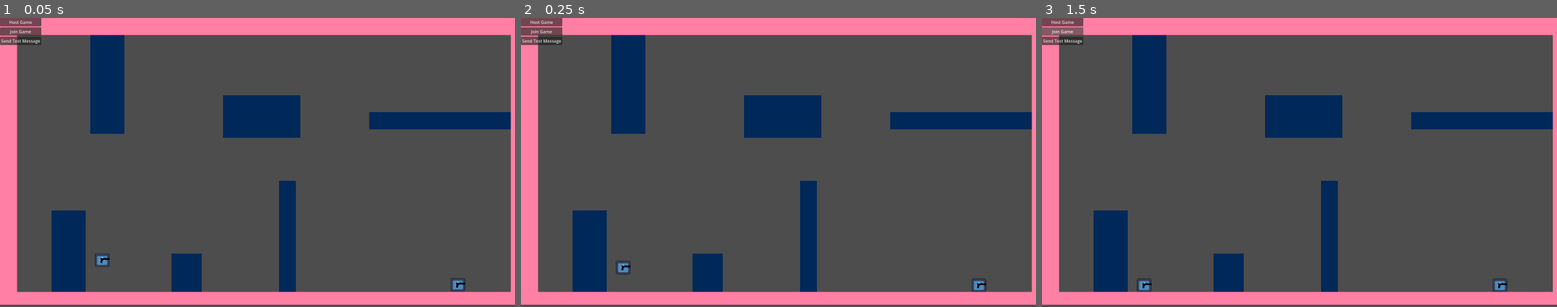
Above: before the commit, frames 1-3 (left to right).
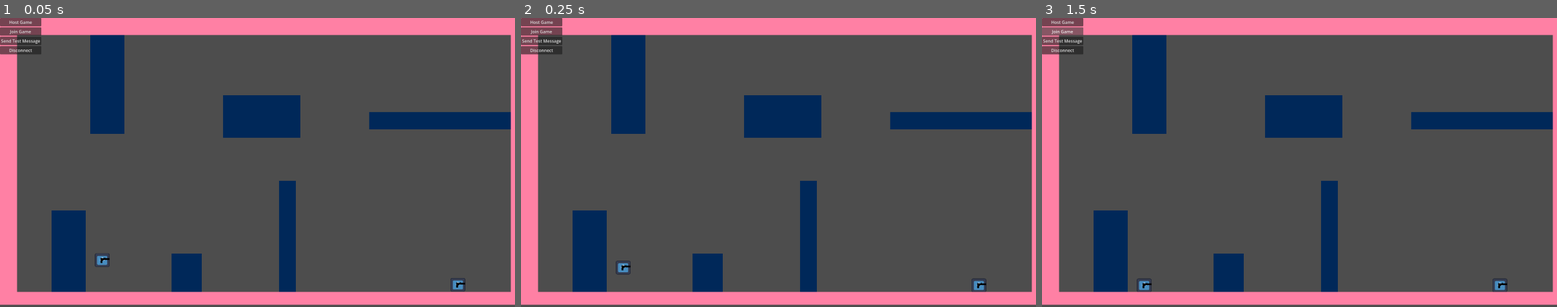
Above: after the commit, the same moments.

Repository: TK-ool/godot-fighting-game
Game: Godot game, scene res://scenen/Level.tscn
Same seed, same stepped clock (60 frames per second), same inputs: the game is played once before the commit and once after it. The engine's default icon, where the game draws it, is replaced by a stand-in: a white triangle on a blue panel in a dark square.
Inputs:
- Up to frame 1 (0.05 s): no input
- Up to frame 2 (0.25 s): no input
- Up to frame 3 (1.5 s): click "Host Game" at 0.5 s; click "Join Game" at 1.25 s

The runs differ from the first frame. In frame 1, 0.2% of the frame differs, in the area x 0-9%, y 9-13%; in frame 2, 0.2%; in frame 3, 0.2%.

Commit message:
ncreased Leaving robsutness

Diff:
--- a/scenen/Level.tscn
+++ b/scenen/Level.tscn
@@ -49,6 +49,11 @@
 layout_mode = 2
 text = "Send Test Message"
 
+[node name="Disconnect" type="Button" parent="VBoxContainer" unique_id=368137309]
+layout_mode = 2
+text = "Disconnect"
+
 [connection signal="pressed" from="VBoxContainer/HostGame" to="." method="_on_host_game_pressed"]
 [connection signal="pressed" from="VBoxContainer/JoinGame" to="." method="_on_join_game_pressed"]
 [connection signal="pressed" from="VBoxContainer/TestMessage" to="." method="_on_test_message_pressed"]
+[connection signal="pressed" from="VBoxContainer/Disconnect" to="." method="_on_disconnect_pressed"]
--- a/scenen/level.gd
+++ b/scenen/level.gd
@@ -17,3 +17,7 @@
 	[message,
 	get_tree().get_multiplayer().get_unique_id(),
 	get_tree().get_multiplayer().get_remote_sender_id()])
+
+
+func _on_disconnect_pressed() -> void:
+	NetworkManager.terminate_connection()
--- a/scripts/network/network_manager.gd
+++ b/scripts/network/network_manager.gd
@@ -2,8 +2,11 @@
 
 const SERVER_PORT: int = 8080
 
+var _is_host: bool = false
+
 #creates a server for clients to connect to
 func create_server():
+	_is_host = true
 	var enet_network_peer: ENetMultiplayerPeer = ENetMultiplayerPeer.new()
 	enet_network_peer.create_server(SERVER_PORT)
 	get_tree().get_multiplayer().multiplayer_peer = enet_network_peer
@@ -11,6 +14,7 @@
 
 #connects to the specified server
 func create_client(host_ip: String = "localhost", host_port: int = SERVER_PORT):
+	_is_host = false
 	_setup_client_connection_signals()
 
 	var enet_network_peer: ENetMultiplayerPeer = ENetMultiplayerPeer.new()
@@ -26,4 +30,17 @@
 #Fires when signal sees that host disconnects
 func _server_disconnected():
 	print("Server Disconnected")
+	terminate_connection()
+
+#if main menu available make here
+func load_game_scene():
+	pass
+
+func terminate_connection():
 	get_tree().get_multiplayer().multiplayer_peer = null
+	_disconnect_client_connection_signals()
+	print("Connection Terminated")
+
+func _disconnect_client_connection_signals():
+	if get_tree().get_multiplayer().server_disconnected.has_connections():
+		get_tree().get_multiplayer().server_disconnected.disconnect(_server_disconnected)
